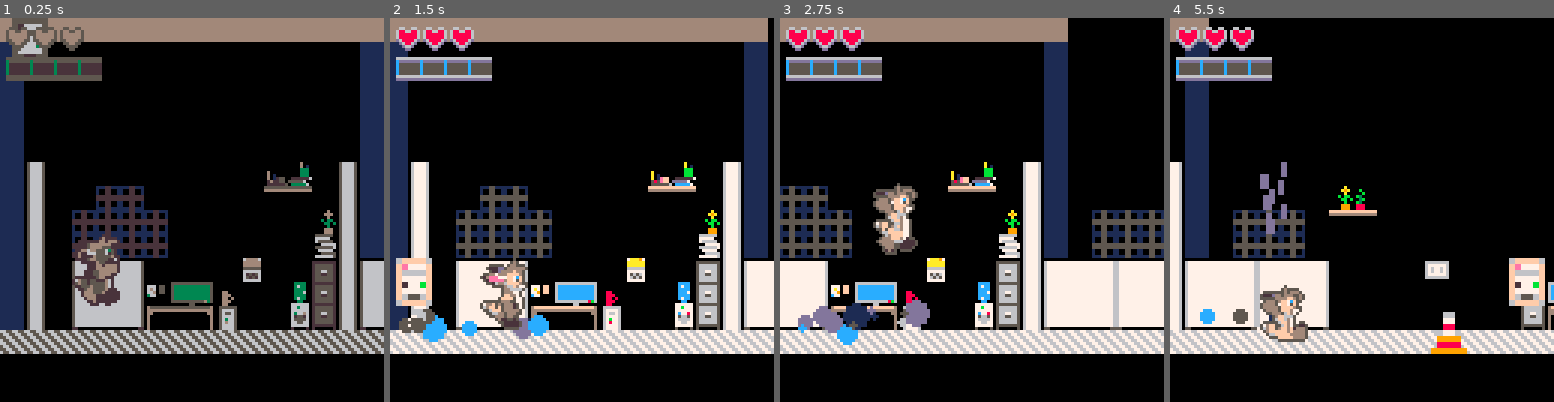
Above: before the commit, frames 1-4 (left to right).
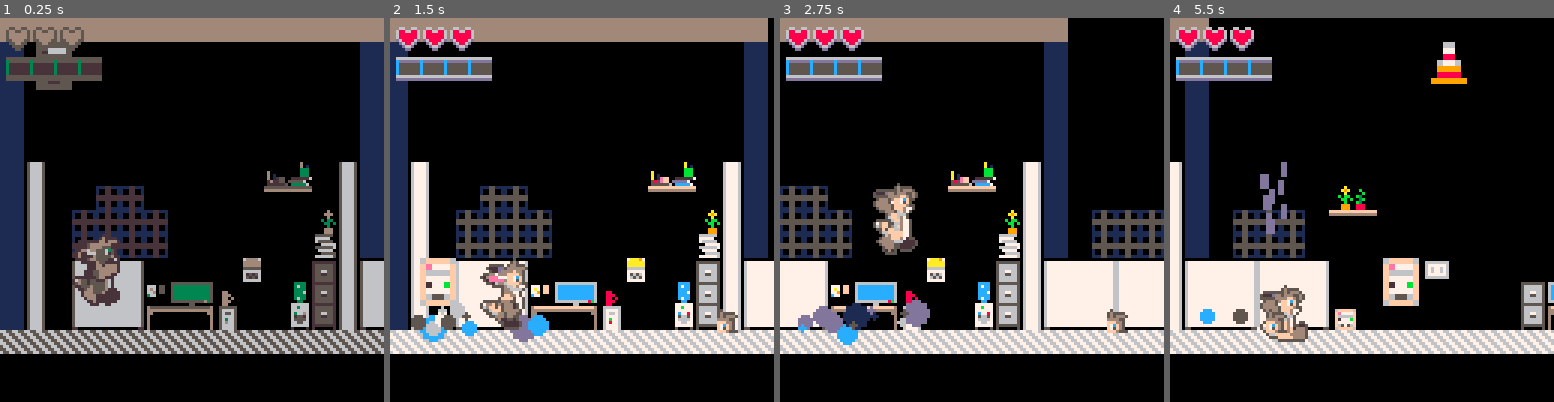
Above: after the commit, the same moments.

Repository: aritosuits/onebuttonjam2024
Game: PICO-8 cartridge cart.p8
Same seed, same stepped clock (60 frames per second), same inputs: the game is played once before the commit and once after it.
Inputs:
- Up to frame 1 (0.25 s): no input
- Up to frame 2 (1.5 s): tap O (Z key) at 0.7 s
- Up to frame 3 (2.75 s): tap O (Z key) at 1.7, 2.1, 2.5 s
- Up to frame 4 (5.5 s): tap O (Z key) every 0.4 s from 2.9 to 5.3 s

The runs differ from the first frame. In frame 1, 0.9% of the frame differs, in the area x 3-19%, y 0-19%; in frame 2, 3.0%; in frame 3, 0.3%; in frame 4, 3.9%, in the area x 25-98%, y 6-88%.

Commit message:
more ai work

Diff:
--- a/assemblages.lua
+++ b/assemblages.lua
@@ -5,7 +5,7 @@
 --|| components that a player needs.
 --]]
 assemblage.create('player', function(x, y)
-	e = entity.create('player', x*8, y*8)
+	e = entity.create('player', x, y)
 	e:attach('controller')
 	e:attach('autorun', 30)
 	e:attach('health', 3, true)
@@ -28,7 +28,7 @@
 --|| A helper function to make a player bullet.
 --]]
 assemblage.create('player_bullet', function(x, y, speed)
-	e = entity.create('player_bullet', x*8, y*8)
+	e = entity.create('player_bullet', x, y)
 	e:attach('damage', 1)
 	e:attach('recttext', 6, 'A')
 	e:attach('despawn', 60) -- 2 seconds
@@ -40,24 +40,23 @@
 end)
 
 assemblage.create('enemy_bullet', function(x, y, speed)
-	e = entity.create('enemy_bullet', x*8, y*8)
+	e = entity.create('enemy_bullet', x, y )
 	e:attach('damage', 1)
 	e:attach('sprite', 1)
 	e:attach('collider', 2, 2, 4, 4)
 	e:attach('physics', -1 * speed or -10, 0, 0)
 	e:attach('health', 1)
 	e:attach('despawn', 60)
+	printh("made bullet")
 	return e
 end)
-
-function create_multipart_sprite(x, y ) end
 
 --[[
 --|| A helper function that adds all general
 --|| components that an enemy machine would need.
 --]]
 assemblage.create('machine', function(type, x, y, health)
-	e = entity.create('machine', x*8, y*8)
+	e = entity.create('machine', x, y)
 	e:attach('physics')
 	e:attach('collider', 0, 0, 8, 8)
 	e:attach('frames')
@@ -69,12 +68,9 @@
 	elseif type == 'computer' then
 		e:attach('sprite', 52, 1, 1, 2)
 		e.health = 10
-		e:attach('ai')
-		e:attach('ai_brain')
-		e:attach('bullet',1)
+		e:attach('ai_shoot_smrt')
 		add_anim(e, 'default', {{ num = 52 }})
 		add_anim(e, 'idle', {{ num = 52 }, { num = 53 }})
-		add_behavior(e, 'shooter', {{54, 2}})
 		e.frames.delay = 3
 		change_anim(e, 'idle')
 		--add_anim(e, 'shoot', {{num = 220}})
@@ -100,10 +96,7 @@
 		e:attach('sprite', 52)
 		e:attach('health', 3)
 		e:attach('floating')
-		e:attach('ai')
-		e:attach('ai_brain')
-		e:attach('bullet',1)
-		e:attach('movement', 20, 15, 0, true)
+		e:attach('ai_shoot_dumb')
 		add_anim(e, 'default', {{ num = 52 }})
 		add_anim(e, 'idle', {{ num = 52 }, { num = 53 }})
 		change_anim(e, 'idle')
--- a/components.lua
+++ b/components.lua
@@ -100,19 +100,20 @@
 	return { level = level or 1 }
 end)
 
--- "ai"
-function add_behavior(e, name, behavior)
-	e.ai[name] = behavior
-end
+component.create('ai_shoot_dumb', function ()
+	return {ttsa = 20}
+end)
 
-
-component.create('ai', function()
+component.create('ai_shoot_smrt', function(max_range)
 	return {
-		behavior = 'default',
-		projectile_sprite_num = 50,
-
-		default = {
-			{max_sight_length = 10, beat = 2}
-		}
+		max_range = max_range or 10,
+		ttsa = 0 --time to shoot again
 	}
 end)
+
+component.create('damage_on_touch', function (damage)
+	if not e:has('player') then return end
+	return {
+		damage = damage or 1
+	}
+end)
--- a/state.game.lua
+++ b/state.game.lua
@@ -4,11 +4,11 @@
 game.fade = true
 
 function game.enter()
-	hero = assemblage.player(3, 9)
-	enemy = assemblage.machine('computer', 0, 0, 1)
-	enemy2 = assemblage.machine('blah', 21, 12, 1)
-	assemblage.machine('cone', 25, 12, 1)
-	assemblage.machine('computer', 28, 11, 1)
+	hero = assemblage.player(24, 72)
+	enemy = assemblage.machine('computer', 8, 8, 1)
+	enemy2 = assemblage.machine('blah', 169, 96, 1)
+	assemblage.machine('cone', 200, 06, 1)
+	assemblage.machine('computer', 182, 88, 1)
 end
 
 function game.update(dt)
--- a/systems.lua
+++ b/systems.lua
@@ -153,7 +153,7 @@
 	end,
 	nil
 )
-system.create('damage_on_touch', {'damage', 'collider'},
+system.create('damage_on_touch', {'damage_on_touch', 'collider'},
 	function(e, dt)
 		world.each({'collider', 'health'}, function(o)
 			if e == o then return end
@@ -209,8 +209,30 @@
 	nil
 )
 
-system.create('ai_brain', {'ai', 'movement', 'frames'},
-	function (e, dt)
-
-	end
-)
+
+system.create('ai_shoot_dumb', {'ai_shoot_dumb'}, function(e, dt)
+	if e.ai_shoot_dumb.ttsa <= 0 then
+		printh(e.ai_shoot_dumb.ttsa)
+	 assemblage.enemy_bullet(e.x + 2, e.y + 1, 6)
+	 e.ai_shoot_dumb.ttsa = 20
+	 printh(e.ai_shoot_dumb.ttsa)
+	else
+	 e.ai_shoot_dumb.ttsa -= 1
+	end
+   end, nil)
+
+system.create('ai_shoot_smrt', {'ai_shoot_smrt'}, function(e, dt)
+	if e.ai_shoot_smrt.ttsa <= 0 then
+		e.ai_shoot_smrt.ttsa = 20
+		if e.y == hero.y then
+			if hero.x <= (e.x + e.ai_shoot_smrt.max_range) then
+				printh(e.ai_shoot_smrt.ttsa)
+	 			assemblage.enemy_bullet(e.x + 2, e.y + 1, 6)
+			else
+				printh(e.ai_shoot_smrt.ttsa .. "range: " .. e.ai_shoot_smrt.max_range .. "hero dist: " .. (e.ai_shoot_smrt.max_range - hero.x))
+			end
+		end
+	else
+	 e.ai_shoot_smrt.ttsa -= 1
+	end
+   end, nil)
